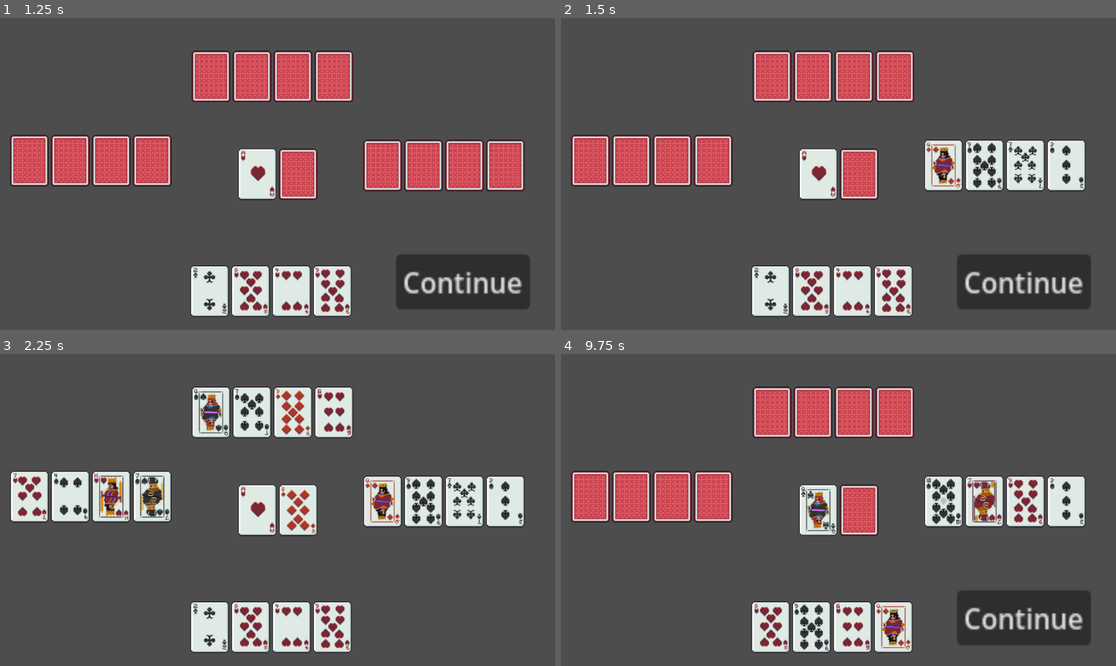
Above: before the commit, frames 1-4 (two rows, left to right).
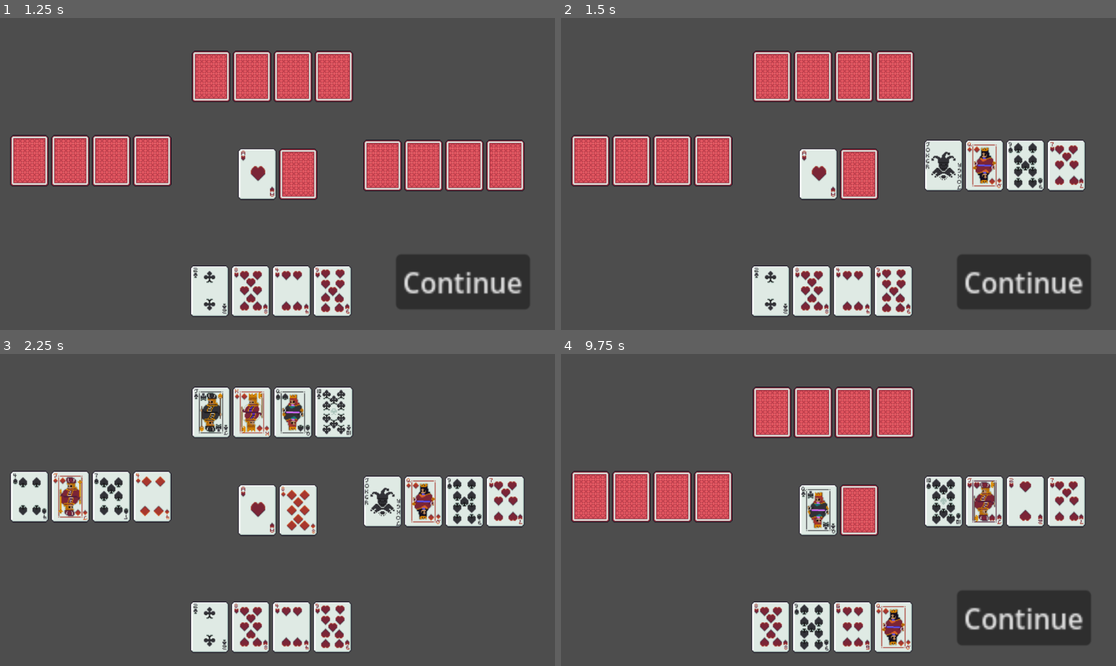
Above: after the commit, the same moments.

Repository: joey-x-y/card-game
Game: Godot game, scene res://Scenes/Main.tscn
The game is run twice, just before and just after one commit, with the same random seed, the same clock (stepped at 60 frames per second) and the same inputs.
Inputs (mouse positions are in pixels of both pictures, inside the frame that each line leads up to):
- Up to frame 1 (1.25 s): click "Play" at 0.5 s
- Up to frame 2 (1.5 s): click "Continue" at 1.25 s
- Up to frame 3 (2.25 s): click "Continue" at 2 s
- Up to frame 4 (9.75 s): tap Enter at 2.75, 4.25, 5.75 s; tap Space at 3.5, 5, 6.5 s; click (771, 628) at 7.27 s; click (771, 628) at 8.02 s; click (771, 628) at 8.77 s; click "Continue" at 9.5 s

Frame 1 is identical in both runs. In frame 2, 2.0% of the frame differs, in the area x 65-95%, y 39-56%; in frame 3, 6.3%, in the area x 2-95%, y 11-56%; in frame 4, 0.9%.

Commit message:
added intelligence for opponents

Diff:
--- a/Scripts/Cards/Card.gd
+++ b/Scripts/Cards/Card.gd
@@ -5,3 +5,6 @@
 
 func _init(card: CardData = CardData.new()):
 	self.card = card
+
+func is_joker():
+	return card.rank == 0
--- a/Scripts/Cards/CardSorter.gd
+++ b/Scripts/Cards/CardSorter.gd
@@ -48,7 +48,7 @@
 	var suit = cards[0].card.suit
 	var i = 1
 	while i < cards.size():
-		if cards[i].card.suit != suit && cards[i].card.suit != 4:
+		if cards[i].card.suit != suit && not cards[i].is_joker():
 			return false
 
 	return true
@@ -58,7 +58,7 @@
 	var rank = cards[0].card.rank
 	var i = 1
 	while i < cards.size():
-		if cards[i].card.rank != rank && cards[i].card.rank != 0:
+		if cards[i].card.rank != rank && not cards[i].is_joker():
 			return false
 
 	return true
@@ -80,6 +80,14 @@
 
 	return matching
 
+static func count_matching_rank(rank: int, cards):
+	var n = 0
+	for card in cards:
+		if card.card.rank == rank:
+			n += 1
+
+	return n
+
 static func get_matching_suit(suit: int, cards):
 	var matching = []
 	for card in cards:
@@ -88,24 +96,28 @@
 
 	return matching
 
+static func count_matching_suit(suit: int, cards):
+	var n = 0
+	for card in cards:
+		if card.card.suit == suit:
+			n += 1
+
+	return n
+
 static func get_joker(cards):
 	for card in cards:
-		if card.card.rank == 0:
+		if card.is_joker():
 			return card
 
 	return ""
 
 static func count_jokers(cards):
-	var c = 0
-	for card in cards:
-		if card.card.rank == 0:
-			c += 1
-	return c
+	return count_matching_rank(0, cards)
 
 static func remove_jokers(cards):
 	var new_array = []
 	for c in cards:
-		if c.card.rank != 0:
+		if not c.is_joker():
 			new_array.append(c)
 
 	return new_array
@@ -135,11 +147,11 @@
 	if count_jokers(cards) == 0:
 		return 0
 	if straight:
-		if cards[0].card.rank == 0:
-			if cards[1].card.rank == 0:
+		if cards[0].is_joker():
+			if cards[1].is_joker():
 				var i = 2
 				while i < cards.size():
-					if cards[i].card.rank == 0:
+					if cards[i].is_joker():
 						i += 1
 					else:
 						return cards[i].card.rank + i
@@ -149,7 +161,7 @@
 		else:
 			var i = 1
 			while i < cards.size():
-				if cards[i].card.rank == 0:
+				if cards[i].is_joker():
 					return cards[0].card.rank - i
 				else:
 					i += 1
@@ -165,7 +177,7 @@
 		return cards[0].card.rank
 	else:
 		if cards.size() == 5:
-			if cards[4].card.rank == 0:
+			if cards[4].is_joker():
 				return cards[2].card.rank
 		return cards[0].card.rank
 
--- a/Scripts/Cards/Deck.gd
+++ b/Scripts/Cards/Deck.gd
@@ -67,14 +67,6 @@
 	else:
 		return cards[0]
 
-func find_index(suit, rank):
-	var i = 0
-	for card in cards:
-		if (card.card.suit == suit && card.card.rank == rank):
-			return i
-		i+=1
-	return 0
-
 func swap(i1, i2):
 	if (check_legal_index(i1) && check_legal_index(i2)):
 		var c = cards[i1]
--- a/Scripts/Characters/Character.gd
+++ b/Scripts/Characters/Character.gd
@@ -39,9 +39,110 @@
 func get_hand():
 	return hand.get_cards()
 
-func pick_discard():
-	#TODO: Implement discard picking
-	return [hand.hand[0], hand.hand[1]]
+func pick_discard(current_river: Array, hidden_river_cards: int):
+	# var unrevealed = river_length - current_river.size()
+	var full_hand = hand.hand.duplicate()
+	full_hand.append_array(current_river)
+	var discard_cards = []
+
+	var possible_hands = HandFinder.get_possible_hands(full_hand)
+	var hand_value = HandFinder.get_hand_value(possible_hands)
+
+	if hand_value[0] >= 4: return []
+
+	## Will handle joker in river later
+
+	## Pairings Check
+	var ranks = CardSorter.extract_ranks(hand.hand)
+	var river_ranks = CardSorter.extract_ranks(current_river)
+	var strong_pairing = false
+
+	for r in ranks:
+		if not (ranks.count(r) > 1 || river_ranks.has(r) || r == 0):
+			if ranks.count(r) + river_ranks.count(r) >= 3 || discard_cards.size() > 1:
+				strong_pairing = true
+			discard_cards.append(CardSorter.get_matching_rank(r, hand.hand)[0])
+
+	if strong_pairing:
+		print(State[state], " discarding ", HandFinder.print_hand(discard_cards))
+		return discard_cards
+
+	## Flush Check
+	for card in current_river:
+		if CardSorter.count_matching_suit(card.card.suit, hand.hand) + CardSorter.count_jokers(hand.hand) >= 3:
+			discard_cards.clear()
+			for c in hand.hand:
+				if not (c.card.suit == card.card.suit || c.is_joker()):
+					discard_cards.append(c)
+			break
+
+	print(State[state], " discarding ", HandFinder.print_hand(discard_cards))
+	return discard_cards
+
+func pick_trade(ally_hand: Array, current_river: Array, hidden_river_cards: int):
+	var self_trade = []
+	var ally_trade = []
+
+	var p1_hand = hand.hand + current_river
+	var p1_hands = HandFinder.get_possible_hands(p1_hand)
+	var p1_hand_value = HandFinder.get_hand_value(p1_hands)
+
+	var p2_hand = ally_hand + current_river
+	var p2_hands = HandFinder.get_possible_hands(p2_hand)
+	var p2_hand_value = HandFinder.get_hand_value(p2_hands)
+
+	var best_indiv_value = max(p1_hand_value[0], p2_hand_value[0])
+
+	var all_cards = p1_hand + ally_hand
+	var hands_overall = HandFinder.get_possible_hands(all_cards)
+	var hand_value = HandFinder.get_hand_value(hands_overall)
+
+	if hand_value[0] <= best_indiv_value:
+		print("Best possible value only ", hand_value[0], " just like ", best_indiv_value, ", no trade necessary.")
+		return [[], []]
+
+	# if hand_value >=
+
+	var preferred_hands = [[], []]
+	for n in range(hand.hand.size()):
+		for i in range(hand.hand.size() - n):
+			var hand_1 = p1_hand.duplicate()
+			var hand_2 = p2_hand.duplicate()
+
+			hand_1.set(n, p2_hand[i + n])
+			hand_2.set(i + n, p1_hand[n])
+
+			var hand_1_hands = HandFinder.get_possible_hands(hand_1)
+			var hand_1_value = HandFinder.get_hand_value(hand_1_hands)
+			var hand_2_hands = HandFinder.get_possible_hands(hand_2)
+			var hand_2_value = HandFinder.get_hand_value(hand_2_hands)
+
+			if hand_1_value[0] > best_indiv_value:
+				preferred_hands = [hand_1, hand_2]
+				best_indiv_value = hand_1_value[0]
+			if hand_2_value[0] > best_indiv_value:
+				preferred_hands = [hand_1, hand_2]
+				best_indiv_value = hand_2_value[0]
+
+	if preferred_hands[0].size() > 0:
+		for c in hand.hand:
+			if not preferred_hands[0].has(c):
+				self_trade.append(c)
+				print("Trading away ", c.card.id)
+		for c in ally_hand:
+			if not preferred_hands[1].has(c):
+				ally_trade.append(c)
+				print("Trading for ", c.card.id)
+
+		if self_trade.size() != ally_trade.size():
+			if self_trade.size() > ally_trade.size():
+				self_trade.resize(ally_trade.size())
+			else:
+				ally_trade.resize(self_trade.size())
+	else:
+		print("No good trades")
+
+	return [self_trade, ally_trade]
 
 func set_hand(cards):
 	wipe_hand()
--- a/Scripts/Characters/Hand.gd
+++ b/Scripts/Characters/Hand.gd
@@ -89,6 +89,13 @@
 	selected_cards.clear()
 	return c
 
+func get_card_by_index(indexes: Array[int]):
+	var cards = []
+	for i in indexes:
+		cards.append(hand[i])
+
+	return cards
+
 func on_card_pressed(cardSlot: TextureButton):
 	if activeCardSlots.has(cardSlot):
 		var card = cardSlot.card
--- a/Scripts/GameManager.gd
+++ b/Scripts/GameManager.gd
@@ -63,9 +63,9 @@
 	var cards = player.hand.use_selected_cards()
 	discard(player, cards)
 	player.hand.show_cards()
-	discard(ally, ally.pick_discard())
-	discard(op1, op1.pick_discard())
-	discard(op2, op2.pick_discard())
+	discard(ally, ally.pick_discard([river_cards[0]], 1))
+	discard(op1, op1.pick_discard([river_cards[0]], 1))
+	discard(op2, op2.pick_discard([river_cards[0]], 1))
 
 	trade_round()
 
@@ -90,7 +90,10 @@
 	ally.enable_hand(false)
 	var p_cards = player.hand.use_selected_cards()
 	var a_cards = ally.hand.use_selected_cards()
-	trade_cards(p_cards, a_cards)
+	trade_cards(player, ally, p_cards, a_cards)
+
+	var opp_cards = op1.pick_trade(op2.get_hand(), [river_cards[0]], 1)
+	trade_cards(op1, op2, opp_cards[0], opp_cards[1])
 
 	player.hand.show_cards()
 	ally.hand.show_cards()
@@ -116,6 +119,7 @@
 		last_winner = player
 		team1_wins += 1
 
+	print("River: ", HandFinder.print_hand(river_cards))
 	print("Player ", n, ": wins!")
 	print(HandFinder.Hands[best_hand[1][0]])
 	for i in best_hand[1][1]:
@@ -125,10 +129,10 @@
 
 	end_round()
 
-func trade_cards(p_cards, a_cards):
-	for i in range(p_cards.size()):
-		player.swap_card(p_cards[i], a_cards[i])
-		ally.swap_card(a_cards[i], p_cards[i])
+func trade_cards(char1, char2, c1_cards, c2_cards):
+	for i in range(c1_cards.size()):
+		char1.swap_card(c1_cards[i], c2_cards[i])
+		char2.swap_card(c2_cards[i], c1_cards[i])
 
 func find_best_hand():
 	var hands = [player.get_hand(), ally.get_hand(), op1.get_hand(), op2.get_hand()]
--- a/Scripts/HandFinder.gd
+++ b/Scripts/HandFinder.gd
@@ -35,7 +35,7 @@
 	var best_hand_list = []
 	var hands_dict = {}
 	for i in range(hands.size()):
-		var hand = hands[i]
+		var hand = hands[i].duplicate()
 		hand.append_array(river_cards)
 		hands_dict[i] = get_possible_hands(hand)
 
@@ -145,7 +145,7 @@
 
 static func royal_flush_check(hand, jokers):
 	# only returns accurately if hand is a straight flush
-	return (hand[0].card.rank == 14 || (hand[0].card.rank == 0 && CardSorter.check_contain_rank(14 - jokers, hand)))
+	return (hand[0].card.rank == 14 || (hand[0].is_joker() && CardSorter.check_contain_rank(14 - jokers, hand)))
 
 
 static func pair_check(cards):
@@ -207,11 +207,11 @@
 			if g.size() == 3:
 				best_array = [3, g]
 				break
-		if pairs > 0:
+		if pairs > 0 || threes > 1:
 			best_array[0] = 32
 			for g in indiv_number_arrays:
-				if g.size() == 2:
-					best_array[1].append_array(g)
+				if g.size() >= 2 && g != best_array[1]:
+					best_array[1].append_array(g.slice(0, 2))
 					break
 
 	elif pairs > 0:
@@ -241,55 +241,88 @@
 	return best_array
 
 static func straight_check(cards):
-	var jokers = CardSorter.count_jokers(cards)
 	var straight_hands = []
-	var count = cards.size() - 4
+	var straight_possibilities = all_straight_possibilies(cards)
+
+	for h in straight_possibilities:
+		if h.size() >= hand_length:
+			h.resize(hand_length)
+			straight_hands.append(h)
+
+	return straight_hands
+
+static func all_straight_possibilies(cards: Array):
+	var straight_hands = []
+	var count = cards.size() - (hand_length - 1)
 
 	var i = 0
 	while i < count:
-		var n = cards[i].card.rank
-		var chain_ranks = [CardSorter.get_matching_rank(n, cards)]
-		var chain = true
-		var usable_jokers = jokers
-
-		while chain && n >= 2:
-			var next_rank = CardSorter.get_matching_rank(n-1, cards)
-			if (next_rank.size() > 0):
-				n -= 1
-				chain_ranks.append(next_rank)
-				i += next_rank.size()
-			# checks if can use a low ace
-			elif n == 2 && CardSorter.check_contain_rank(14, cards):
-				chain_ranks.append(CardSorter.get_matching_rank(14, cards))
-				i = count
-				chain = false
-			elif usable_jokers > 0 && chain_ranks.size() < hand_length - usable_jokers:
-				usable_jokers -= 1
-				n -= 1
-				chain_ranks.append([CardSorter.get_joker(cards)])
+		var jokers = CardSorter.get_matching_rank(0, cards)
+		var chain_ranks = first_straight(cards.slice(i), jokers)
+		for pair in chain_ranks:
+			for c in pair:
 				i += 1
-			else:
-				chain = false
-
-		if chain_ranks.size() >= hand_length - usable_jokers:
-			if usable_jokers > 0:
-				var j = 0
-				var biggest = chain_ranks[0][0].card.rank
-				var joker_card = [CardSorter.get_joker(cards)]
-				for _i in range(usable_jokers):
-					if biggest < 14 - j:
-						chain_ranks.insert(0, joker_card)
-					else:
-						chain_ranks.append(joker_card)
-					i += 1
-					j += 1
-			chain_ranks.resize(hand_length)
-			straight_hands.append(chain_ranks)
+				if c.is_joker():
+					jokers.pop_back()
+
+		if jokers.size() > 0:
+			var biggest = chain_ranks[0][0].card.rank
+			var j_count = 0
+			for j in jokers:
+				if biggest < 14 - j_count:
+					chain_ranks.push_front([j])
+				else:
+					chain_ranks.append([j])
+				i += 1
+				j_count += 1
+
+		straight_hands.append(chain_ranks)
 		i += 1
 
 	return straight_hands
 
+static func first_straight(cards: Array, jokers: Array = []):
+	var n = cards[0].card.rank
+	var chain_ranks = [CardSorter.get_matching_rank(n, cards)]
+
+	while n >= 2:
+		var next_rank = CardSorter.get_matching_rank(n-1, cards)
+		if (next_rank.size() > 0):
+			n -= 1
+			chain_ranks.append(next_rank)
+		# checks if can use a low ace
+		elif n == 2 && CardSorter.check_contain_rank(14, cards):
+			chain_ranks.append(CardSorter.get_matching_rank(14, cards))
+			break
+		elif jokers.size() > 0 && chain_ranks.size() < hand_length - jokers.size():
+			n -= 1
+			chain_ranks.append([jokers.pop_back()])
+		else:
+			break
+
+	return chain_ranks
+
 static func flush_check(cards):
+	var flush_hands = []
+	var needed_cards = hand_length - CardSorter.count_jokers(cards)
+
+	var pairings = all_possible_flushes(cards)
+
+	for p in pairings:
+		if p.size() >= needed_cards && not p[0].is_joker():
+			flush_hands.append(p)
+
+	if hand_length != needed_cards && flush_hands.size() > 0:
+		for h in flush_hands:
+			for j in pairings[4]:
+				h.append(j)
+
+	for h in flush_hands:
+		h.resize(5)
+
+	return flush_hands
+
+static func all_possible_flushes(cards):
 	var hearts = []
 	var diamonds = []
 	var spades = []
@@ -311,27 +344,7 @@
 		elif s == 4:
 			jokers.append(card)
 
-	var flush_hands = []
-	var needed_cards = hand_length - jokers.size()
-
-	if hearts.size() >= needed_cards:
-		flush_hands.append(hearts)
-	if diamonds.size() >= needed_cards:
-		flush_hands.append(diamonds)
-	if spades.size() >= needed_cards:
-		flush_hands.append(spades)
-	if clubs.size() >= needed_cards:
-		flush_hands.append(clubs)
-
-	if hand_length != needed_cards && flush_hands.size() > 0:
-		for h in flush_hands:
-			for j in jokers:
-				h.append(j)
-
-	for h in flush_hands:
-		h.resize(5)
-
-	return flush_hands
+	return [hearts, diamonds, spades, clubs, jokers]
 
 static func straight_flush_check(straight, flush):
 	var needed = straight.size()
